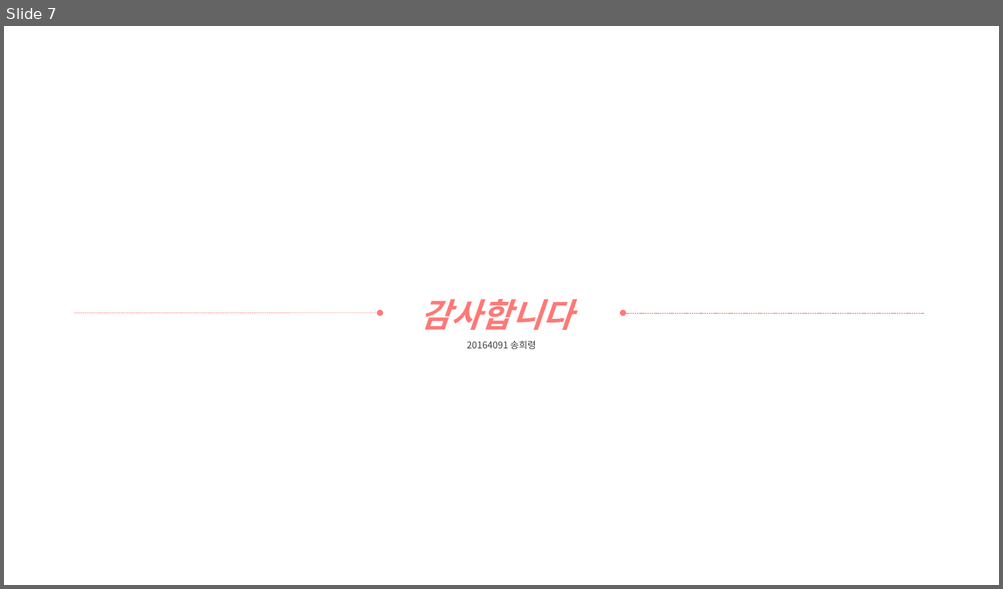
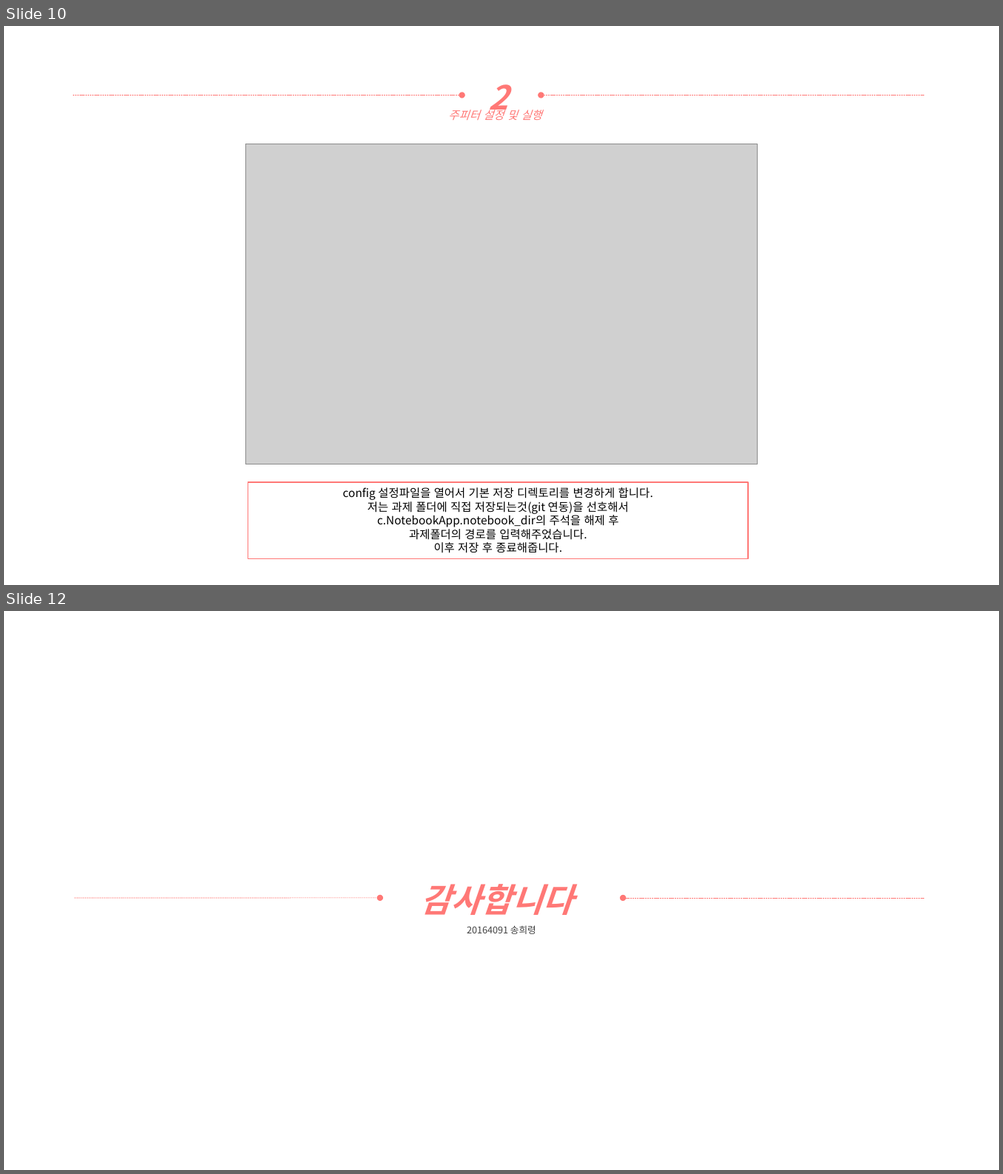
Before and after one commit to yooatom2200/Programing_Base_2, a slide deck: 2장/20164091-송희령-2주차 과제.pptx. Shown one above the other, each under a label of ours: slide 7 before the commit, slides 10 and 12 after it; the slides between them are not shown. The pictures are 1003x589 and 1003x1174 pixels, drawn with LibreOffice and Linux fonts; fonts in the diff are those of the drawing; grey boxes stand for pictures. Boxes give left, top, right and bottom in pixels: in the first picture for what was removed or moved away, otherwise in the second. Text is boxed around its words. In the diff, an @@ line names an element or a change of style, - is before the commit and + after.

```diff
--- a/2장/20164091-송희령-2주차 과제.pptx
+++ b/2장/20164091-송희령-2주차 과제.pptx
@@ slide 10 added at [4,26,999,585], background #FFFFFF @@
@@ text added at [488,84,507,118], 32 pt, text #FF7876, bold, italic @@
+2
@@ arrow added from (73, 96) to (462, 96), #FF7876 0.5 pt dashed @@
@@ text added at [448,107,541,120], 11 pt, text #FF7876, italic @@
+주피터 설정 및 실행
@@ arrow added from (924, 96) to (541, 96), #FF7876 0.5 pt dashed @@
@@ picture added at [246,144,757,464] @@
@@ rectangle added at [248,483,748,560], outline #FF7876 1 pt, 11 pt, text #000000 @@
+config 설정파일을 열어서 기본 저장 디렉토리를 변경하게 합니다.
+저는 과제 폴더에 직접 저장되는것(git 연동)을 선호해서
+c.NotebookApp.notebook_dir의 주석을 해제 후
+과제폴더의 경로를 입력해주었습니다.
+이후 저장 후 종료해줍니다.
@@ what was slide 7 is now slide 12 @@
```
Also in this commit, not shown: 3 slides changed, 4 other slides added.
